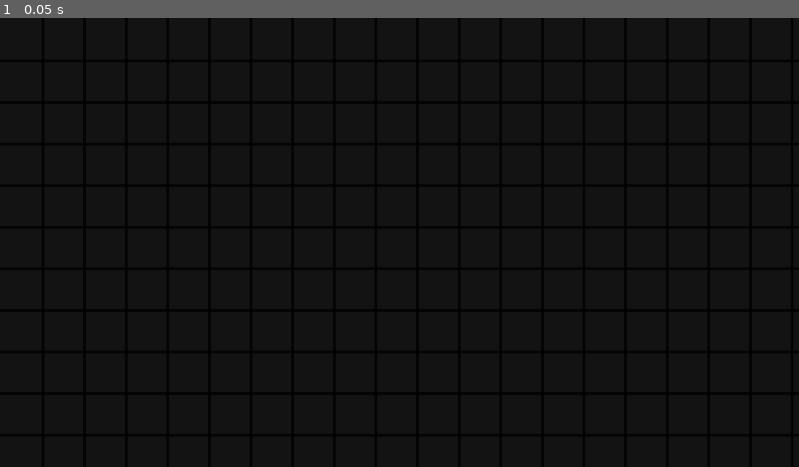
Above: before the commit, frame 1.
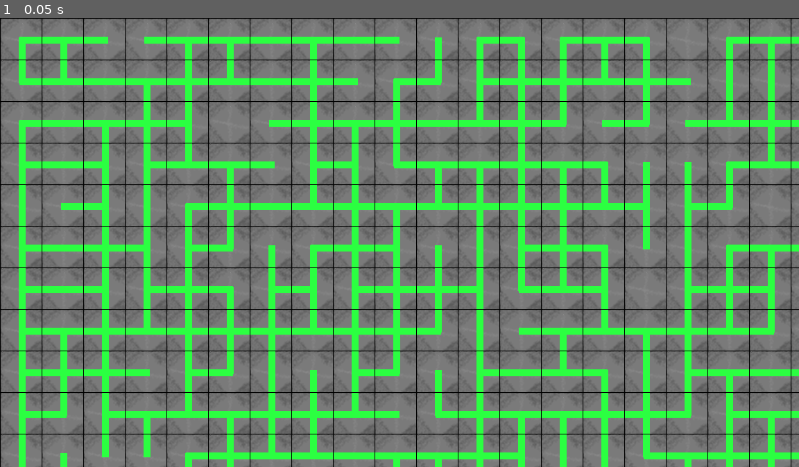
Above: after the commit, the same moment.

Repository: emrysshevek/gameganggame
Game: Godot game, scene res://scenes/grid_manager.tscn
Same seed, same stepped clock (60 frames per second), same inputs: the game is played once before the commit and once after it.
Inputs:
- Up to frame 1 (0.05 s): no input

The runs differ from the first frame. In frame 1, 98% of the frame differs, in the area x 0-100%, y 0-100%.

Commit message:
added player for testing
added player for testing and updated camera bounds

Diff:
--- a/entities/player.tscn
+++ b/entities/player.tscn
@@ -7,6 +7,5 @@
 script = ExtResource("1_3vyb7")
 
 [node name="player_sprite" type="Sprite2D" parent="." unique_id=1118755322]
-scale = Vector2(2, 2)
 texture = ExtResource("2_g2els")
 centered = false
--- a/scenes/grid_manager.gd
+++ b/scenes/grid_manager.gd
@@ -47,7 +47,7 @@
 			#
 	floor_maps[level] = new_map_grid
 	generate_map(0)
-	#reveal_full_map()
+	reveal_full_map()
 	#testing_map_distance_algorithm(Vector2(3,3), 3, 0)
 
 func add_path(tile1:tile, connection_direction_from_tile1:directions, tile2:tile):
@@ -138,10 +138,10 @@
 	return path_between_points.size()
 
 #region testing functions
-#func reveal_full_map():
-	#for each_tile in _get_all_tiles(0):
-		#each_tile.reveal()
-		#
+func reveal_full_map():
+	for each_tile in _get_all_tiles(0):
+		each_tile.reveal(null)
+
 #func testing_map_distance_algorithm(starting_tile_coords:Vector2, range:int, level:int):
 	#var reached_tiles = get_reachable_tiles(level, floor_maps[level][starting_tile_coords.x][starting_tile_coords.y], range)
 	#for each_tile in reached_tiles:
--- a/scenes/player_viewport.gd
+++ b/scenes/player_viewport.gd
@@ -2,6 +2,8 @@
 
 func _ready() -> void:
 	#$SubViewportContainer.size = DisplayServer.window_get_size()
-	#$GridManager.generate_map(0)
+	$HBoxContainer/SubViewportContainer/SubViewport/Camera2D.offset.y = 300
+	$HBoxContainer/SubViewportContainer2/SubViewport/Camera2D.offset.y = 300
 	var world:World2D = $HBoxContainer/SubViewportContainer/SubViewport.find_world_2d()
 	$HBoxContainer/SubViewportContainer2/SubViewport.world_2d = world
+	$HBoxContainer/SubViewportContainer/SubViewport/GridManager.generate_map(0)
--- a/scenes/player_viewport.tscn
+++ b/scenes/player_viewport.tscn
@@ -1,9 +1,8 @@
 [gd_scene format=3 uid="uid://dxpo0yea3rw7f"]
 
 [ext_resource type="Script" uid="uid://c4oiush7vlfij" path="res://scenes/player_viewport.gd" id="1_4kjjs"]
-[ext_resource type="Texture2D" uid="uid://brscntajivhbh" path="res://icon.svg" id="2_0qr5i"]
 [ext_resource type="PackedScene" uid="uid://bu60hcp1y8o6" path="res://scenes/grid_manager.tscn" id="2_m3hbk"]
-[ext_resource type="PackedScene" uid="uid://dw0fkomkoklma" path="res://scenes/tile.tscn" id="3_ujy8g"]
+[ext_resource type="PackedScene" uid="uid://yovmcage7tff" path="res://entities/player.tscn" id="3_ujy8g"]
 
 [node name="PlayerViewport" type="Node2D" unique_id=1737952139]
 script = ExtResource("1_4kjjs")
@@ -11,6 +10,8 @@
 [node name="HBoxContainer" type="HBoxContainer" parent="." unique_id=1359933730]
 offset_right = 1153.0
 offset_bottom = 653.0
+size_flags_horizontal = 3
+size_flags_vertical = 3
 alignment = 1
 
 [node name="SubViewportContainer" type="SubViewportContainer" parent="HBoxContainer" unique_id=415882657]
@@ -22,7 +23,6 @@
 disable_3d = true
 handle_input_locally = false
 size = Vector2i(500, 653)
-size_2d_override = Vector2i(200, 200)
 render_target_update_mode = 4
 
 [node name="Camera2D" type="Camera2D" parent="HBoxContainer/SubViewportContainer/SubViewport" unique_id=1123846088]
@@ -30,12 +30,8 @@
 
 [node name="GridManager" parent="HBoxContainer/SubViewportContainer/SubViewport" unique_id=1720207153 instance=ExtResource("2_m3hbk")]
 
-[node name="Tile" parent="HBoxContainer/SubViewportContainer/SubViewport" unique_id=477134848 instance=ExtResource("3_ujy8g")]
-position = Vector2(376, 0)
-
-[node name="Sprite2D" type="Sprite2D" parent="HBoxContainer/SubViewportContainer/SubViewport" unique_id=1854886976]
-position = Vector2(263, 145)
-texture = ExtResource("2_0qr5i")
+[node name="Player" parent="HBoxContainer/SubViewportContainer/SubViewport" unique_id=2004547568 instance=ExtResource("3_ujy8g")]
+position = Vector2(432, 0)
 
 [node name="SubViewportContainer2" type="SubViewportContainer" parent="HBoxContainer" unique_id=1859478379]
 custom_minimum_size = Vector2(500, 500)
@@ -50,4 +46,3 @@
 
 [node name="Camera2D" type="Camera2D" parent="HBoxContainer/SubViewportContainer2/SubViewport" unique_id=974794555]
 position = Vector2(576, -17)
-zoom = Vector2(2, 2)
